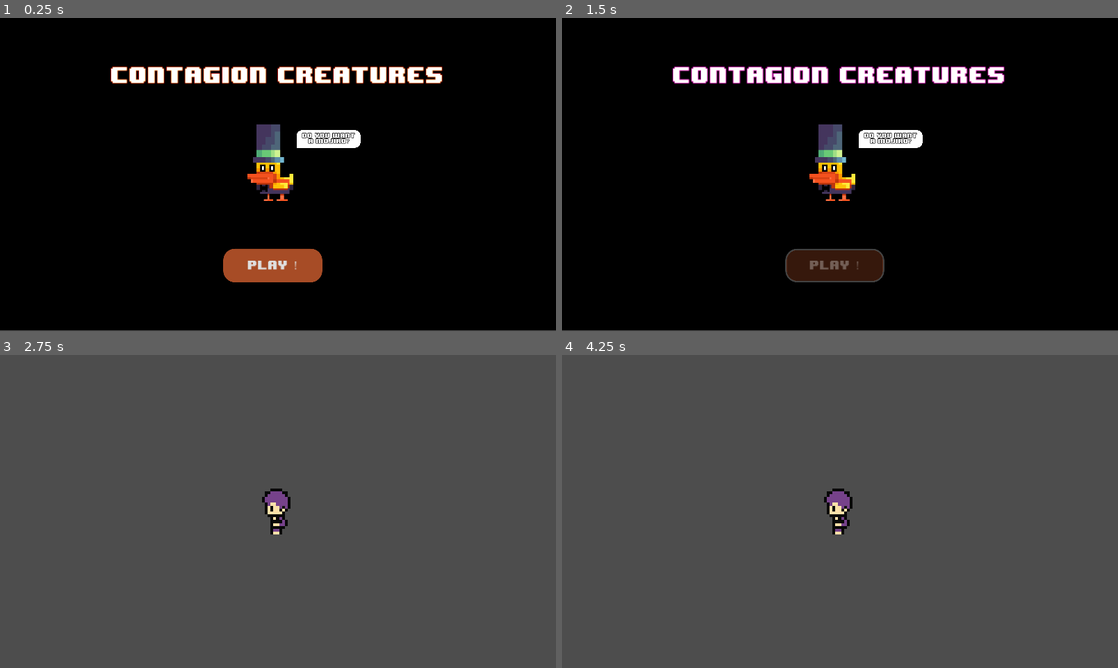
Above: before the commit, frames 1-4 (two rows, left to right).
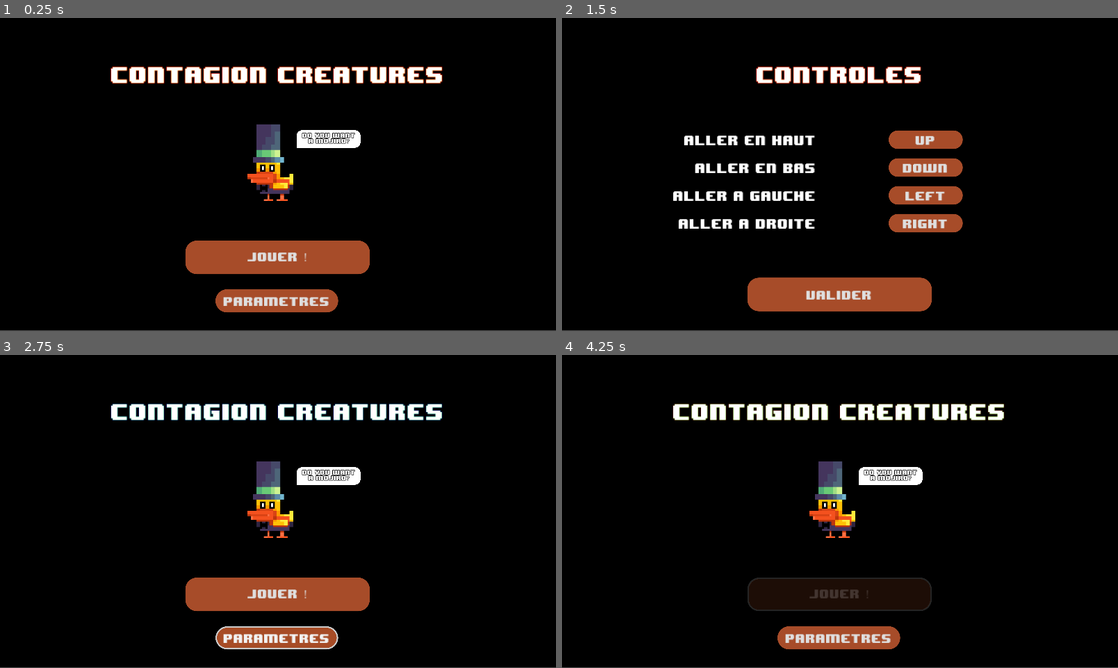
Above: after the commit, the same moments.

Repository: NonoIceOff/ContagionCreatures
Game: Godot game, scene res://Scenes/menu.tscn
Same seed, same stepped clock (60 frames per second), same inputs: the game is played once before the commit and once after it.
Inputs (mouse positions are in pixels of both pictures, inside the frame that each line leads up to):
- Up to frame 1 (0.25 s): no input
- Up to frame 2 (1.5 s): click "PLAY !" (after the commit: "PARAMETRES") at 0.5 s; click "PLAY !" (after the commit: "CONTROLES") at 1.25 s
- Up to frame 3 (2.75 s): click "PLAY !" (after the commit: "valider") at 2 s
- Up to frame 4 (4.25 s): click (840, 592) at 2.75 s, where only the run after the commit has a clickable "JOUER !"; click (840, 592) at 3.5 s, where only the run after the commit has a clickable "JOUER !"

The runs differ from the first frame. In frame 1, 4.4% of the frame differs, in the area x 33-67%, y 71-94%; in frame 2, 14%; in frame 3, 99%, in the area x 0-100%, y 0-100%; in frame 4, 99%.

Commit message:
Ajotu d'interfaces

Diff:
--- /dev/null
+++ b/Scenes/AppearenceButton.gd
@@ -0,0 +1,4 @@
+extends Button
+
+func _on_pressed():
+	get_tree().change_scene_to_file("res://Scenes/appearence.tscn")
--- /dev/null
+++ b/Scenes/ControlsButton.gd
@@ -0,0 +1,4 @@
+extends Button
+
+func _on_pressed():
+	get_tree().change_scene_to_file("res://Scenes/controls.tscn")
--- /dev/null
+++ b/Scenes/Ok.gd
@@ -0,0 +1,4 @@
+extends Button
+
+func _on_pressed():
+	get_tree().change_scene_to_file("res://Scenes/menu.tscn")
--- /dev/null
+++ b/Scenes/Settings.gd
@@ -0,0 +1,11 @@
+extends Button
+
+
+# Called when the node enters the scene tree for the first time.
+func _ready():
+	pass # Replace with function body.
+
+
+# Called every frame. 'delta' is the elapsed time since the previous frame.
+func _process(delta):
+	pass
--- /dev/null
+++ b/Scenes/SettingsButton.gd
@@ -0,0 +1,5 @@
+extends Button
+
+
+func _on_pressed():
+	get_tree().change_scene_to_file("res://Scenes/settings.tscn")
--- /dev/null
+++ b/Scenes/appearence.tscn
@@ -0,0 +1,184 @@
+[gd_scene load_steps=9 format=3 uid="uid://dybmipi48rk27"]
+
+[ext_resource type="FontFile" uid="uid://dwlaoeqs2oqod" path="res://Font/8-BIT_WONDER.TTF" id="2_d0nrk"]
+[ext_resource type="Script" path="res://Scenes/Titre.gd" id="3_tdnu6"]
+[ext_resource type="AudioStream" uid="uid://clrkni5n75i8l" path="res://Sounds/coinc.mp3" id="4_wy643"]
+[ext_resource type="Texture2D" uid="uid://dredmuniisvo3" path="res://Textures/01-generic.png" id="5_8sb3t"]
+[ext_resource type="Script" path="res://Scenes/Ok.gd" id="5_80yua"]
+
+[sub_resource type="StyleBoxFlat" id="StyleBoxFlat_ui7us"]
+bg_color = Color(0.654902, 0.298039, 0.160784, 1)
+corner_radius_top_left = 40
+corner_radius_top_right = 40
+corner_radius_bottom_right = 40
+corner_radius_bottom_left = 40
+
+[sub_resource type="StyleBoxFlat" id="StyleBoxFlat_dm8en"]
+bg_color = Color(0.654902, 0.298039, 0.14902, 1)
+border_width_left = 5
+border_width_top = 5
+border_width_right = 5
+border_width_bottom = 5
+corner_radius_top_left = 40
+corner_radius_top_right = 40
+corner_radius_bottom_right = 40
+corner_radius_bottom_left = 40
+
+[sub_resource type="StyleBoxFlat" id="StyleBoxFlat_7jyc4"]
+bg_color = Color(0.717647, 0.203922, 0, 1)
+corner_radius_top_left = 40
+corner_radius_top_right = 40
+corner_radius_bottom_right = 40
+corner_radius_bottom_left = 40
+
+[node name="Node2D" type="Node2D"]
+
+[node name="Background" type="ColorRect" parent="."]
+offset_right = 1920.0
+offset_bottom = 1078.0
+color = Color(0, 0, 0, 1)
+
+[node name="Titre" type="Label" parent="."]
+custom_minimum_size = Vector2(2.08165e-12, 40)
+offset_top = 128.0
+offset_right = 1920.0
+offset_bottom = 256.0
+theme_override_colors/font_outline_color = Color(0.568627, 0, 0.760784, 1)
+theme_override_constants/outline_size = 10
+theme_override_fonts/font = ExtResource("2_d0nrk")
+theme_override_font_sizes/font_size = 64
+text = "APPARENCE"
+horizontal_alignment = 1
+vertical_alignment = 1
+script = ExtResource("3_tdnu6")
+
+[node name="TitreTriche" type="Label" parent="Titre"]
+custom_minimum_size = Vector2(2.08165e-12, 40)
+layout_mode = 0
+offset_right = 1920.0
+offset_bottom = 128.0
+theme_override_fonts/font = ExtResource("2_d0nrk")
+theme_override_font_sizes/font_size = 64
+text = "APPARENCE"
+horizontal_alignment = 1
+vertical_alignment = 1
+
+[node name="Sounds" type="AudioStreamPlayer" parent="."]
+stream = ExtResource("4_wy643")
+
+[node name="Ok" type="Button" parent="."]
+offset_left = 640.0
+offset_top = 896.0
+offset_right = 1277.0
+offset_bottom = 1012.0
+focus_mode = 0
+theme_override_font_sizes/font_size = 35
+theme_override_styles/normal = SubResource("StyleBoxFlat_ui7us")
+theme_override_styles/hover = SubResource("StyleBoxFlat_dm8en")
+theme_override_styles/pressed = SubResource("StyleBoxFlat_7jyc4")
+text = "REVENIR AU MENU"
+script = ExtResource("5_80yua")
+
+[node name="Panel" type="Panel" parent="."]
+offset_top = 256.0
+offset_right = 576.0
+offset_bottom = 768.0
+
+[node name="YourCharacter" type="Label" parent="."]
+offset_top = 256.0
+offset_right = 576.0
+offset_bottom = 323.0
+theme_override_font_sizes/font_size = 32
+text = "votre personnage"
+horizontal_alignment = 1
+vertical_alignment = 1
+
+[node name="Perso9" type="Sprite2D" parent="."]
+texture_filter = 1
+position = Vector2(288, 544)
+scale = Vector2(20, 20)
+texture = ExtResource("5_8sb3t")
+region_enabled = true
+region_rect = Rect2(16, 0, 16, 16)
+
+[node name="Panel2" type="Panel" parent="."]
+offset_left = 704.0
+offset_top = 256.0
+offset_right = 1920.0
+offset_bottom = 768.0
+
+[node name="ChooseACharacter" type="Label" parent="."]
+offset_left = 704.0
+offset_top = 256.0
+offset_right = 1920.0
+offset_bottom = 315.0
+theme_override_font_sizes/font_size = 32
+text = "choississez votre personnage"
+horizontal_alignment = 1
+vertical_alignment = 1
+
+[node name="Perso1" type="Sprite2D" parent="."]
+texture_filter = 1
+position = Vector2(1024, 432)
+scale = Vector2(10, 10)
+texture = ExtResource("5_8sb3t")
+region_enabled = true
+region_rect = Rect2(16, 0, 16, 16)
+
+[node name="Perso2" type="Sprite2D" parent="."]
+texture_filter = 1
+position = Vector2(1216, 432)
+scale = Vector2(10, 10)
+texture = ExtResource("5_8sb3t")
+region_enabled = true
+region_rect = Rect2(64, 0, 16, 16)
+
+[node name="Perso3" type="Sprite2D" parent="."]
+texture_filter = 1
+position = Vector2(1408, 432)
+scale = Vector2(10, 10)
+texture = ExtResource("5_8sb3t")
+region_enabled = true
+region_rect = Rect2(112, 0, 16, 16)
+
+[node name="Perso4" type="Sprite2D" parent="."]
+texture_filter = 1
+position = Vector2(1600, 432)
+scale = Vector2(10, 10)
+texture = ExtResource("5_8sb3t")
+region_enabled = true
+region_rect = Rect2(160, 0, 16, 16)
+
+[node name="Perso5" type="Sprite2D" parent="."]
+texture_filter = 1
+position = Vector2(1024, 624)
+scale = Vector2(10, 10)
+texture = ExtResource("5_8sb3t")
+region_enabled = true
+region_rect = Rect2(16, 64, 16, 16)
+
+[node name="Perso6" type="Sprite2D" parent="."]
+texture_filter = 1
+position = Vector2(1216, 624)
+scale = Vector2(10, 10)
+texture = ExtResource("5_8sb3t")
+region_enabled = true
+region_rect = Rect2(64, 64, 16, 16)
+
+[node name="Perso7" type="Sprite2D" parent="."]
+texture_filter = 1
+position = Vector2(1408, 624)
+scale = Vector2(10, 10)
+texture = ExtResource("5_8sb3t")
+region_enabled = true
+region_rect = Rect2(112, 64, 16, 16)
+
+[node name="Perso8" type="Sprite2D" parent="."]
+texture_filter = 1
+position = Vector2(1600, 624)
+scale = Vector2(10, 10)
+texture = ExtResource("5_8sb3t")
+region_enabled = true
+region_rect = Rect2(160, 64, 16, 16)
+
+[connection signal="pressed" from="Ok" to="Ok" method="_on_pressed"]
--- /dev/null
+++ b/Scenes/controls.tscn
@@ -0,0 +1,173 @@
+[gd_scene load_steps=8 format=3 uid="uid://cv33vxrhul0da"]
+
+[ext_resource type="Script" path="res://Scenes/Ok.gd" id="1_j3ftm"]
+[ext_resource type="FontFile" uid="uid://dwlaoeqs2oqod" path="res://Font/8-BIT_WONDER.TTF" id="1_wbdo4"]
+[ext_resource type="Script" path="res://Scenes/Titre.gd" id="2_tuees"]
+[ext_resource type="AudioStream" uid="uid://clrkni5n75i8l" path="res://Sounds/coinc.mp3" id="3_bm1pe"]
+
+[sub_resource type="StyleBoxFlat" id="StyleBoxFlat_s75dg"]
+bg_color = Color(0.654902, 0.298039, 0.160784, 1)
+corner_radius_top_left = 40
+corner_radius_top_right = 40
+corner_radius_bottom_right = 40
+corner_radius_bottom_left = 40
+
+[sub_resource type="StyleBoxFlat" id="StyleBoxFlat_ilexp"]
+bg_color = Color(0.654902, 0.298039, 0.14902, 1)
+border_width_left = 5
+border_width_top = 5
+border_width_right = 5
+border_width_bottom = 5
+corner_radius_top_left = 40
+corner_radius_top_right = 40
+corner_radius_bottom_right = 40
+corner_radius_bottom_left = 40
+
+[sub_resource type="StyleBoxFlat" id="StyleBoxFlat_b7pwu"]
+bg_color = Color(0.717647, 0.203922, 0, 1)
+corner_radius_top_left = 40
+corner_radius_top_right = 40
+corner_radius_bottom_right = 40
+corner_radius_bottom_left = 40
+
+[node name="Node2D" type="Node2D"]
+
+[node name="Background" type="ColorRect" parent="."]
+offset_right = 1920.0
+offset_bottom = 1078.0
+color = Color(0, 0, 0, 1)
+
+[node name="Ok" type="Button" parent="."]
+offset_left = 640.0
+offset_top = 896.0
+offset_right = 1277.0
+offset_bottom = 1012.0
+focus_mode = 0
+theme_override_font_sizes/font_size = 35
+theme_override_styles/normal = SubResource("StyleBoxFlat_s75dg")
+theme_override_styles/hover = SubResource("StyleBoxFlat_ilexp")
+theme_override_styles/pressed = SubResource("StyleBoxFlat_b7pwu")
+text = "valider"
+script = ExtResource("1_j3ftm")
+
+[node name="Sounds" type="AudioStreamPlayer" parent="."]
+stream = ExtResource("3_bm1pe")
+
+[node name="Titre" type="Label" parent="."]
+custom_minimum_size = Vector2(2.08165e-12, 40)
+offset_top = 128.0
+offset_right = 1920.0
+offset_bottom = 256.0
+theme_override_colors/font_outline_color = Color(0.568627, 0, 0.760784, 1)
+theme_override_constants/outline_size = 10
+theme_override_fonts/font = ExtResource("1_wbdo4")
+theme_override_font_sizes/font_size = 64
+text = "controles"
+horizontal_alignment = 1
+vertical_alignment = 1
+script = ExtResource("2_tuees")
+
+[node name="TitreTriche" type="Label" parent="Titre"]
+custom_minimum_size = Vector2(2.08165e-12, 40)
+layout_mode = 0
+offset_right = 1920.0
+offset_bottom = 128.0
+theme_override_fonts/font = ExtResource("1_wbdo4")
+theme_override_font_sizes/font_size = 64
+text = "controles"
+horizontal_alignment = 1
+vertical_alignment = 1
+
+[node name="ScrollContainer" type="ScrollContainer" parent="."]
+offset_left = 384.0
+offset_top = 232.0
+offset_right = 1536.0
+offset_bottom = 896.0
+
+[node name="VBoxContainer" type="VBoxContainer" parent="ScrollContainer"]
+layout_mode = 2
+size_flags_horizontal = 4
+size_flags_vertical = 6
+theme_override_constants/separation = 32
+
+[node name="Up" type="Label" parent="ScrollContainer/VBoxContainer"]
+custom_minimum_size = Vector2(0, 64)
+layout_mode = 2
+theme_override_font_sizes/font_size = 38
+text = "aller en haut"
+horizontal_alignment = 2
+vertical_alignment = 1
+
+[node name="UpButton" type="Button" parent="ScrollContainer/VBoxContainer/Up"]
+offset_left = 744.0
+offset_right = 1000.0
+offset_bottom = 64.0
+focus_mode = 0
+theme_override_font_sizes/font_size = 35
+theme_override_styles/normal = SubResource("StyleBoxFlat_s75dg")
+theme_override_styles/hover = SubResource("StyleBoxFlat_ilexp")
+theme_override_styles/pressed = SubResource("StyleBoxFlat_b7pwu")
+text = "up"
+
+[node name="Down" type="Label" parent="ScrollContainer/VBoxContainer"]
+custom_minimum_size = Vector2(0, 64)
+layout_mode = 2
+theme_override_font_sizes/font_size = 38
+text = "aller en bas"
+horizontal_alignment = 2
+vertical_alignment = 1
+
+[node name="DownButton" type="Button" parent="ScrollContainer/VBoxContainer/Down"]
+offset_left = 744.0
+offset_right = 1000.0
+offset_bottom = 64.0
+focus_mode = 0
+theme_override_font_sizes/font_size = 35
+theme_override_styles/normal = SubResource("StyleBoxFlat_s75dg")
+theme_override_styles/hover = SubResource("StyleBoxFlat_ilexp")
+theme_override_styles/pressed = SubResource("StyleBoxFlat_b7pwu")
+text = "down"
+
+[node name="Left" type="Label" parent="ScrollContainer/VBoxContainer"]
+custom_minimum_size = Vector2(0, 64)
+layout_mode = 2
+theme_override_font_sizes/font_size = 38
+text = "aller a gauche"
+horizontal_alignment = 2
+vertical_alignment = 1
+
+[node name="LeftButton" type="Button" parent="ScrollContainer/VBoxContainer/Left"]
+offset_left = 744.0
+offset_right = 1000.0
+offset_bottom = 64.0
+focus_mode = 0
+theme_override_font_sizes/font_size = 35
+theme_override_styles/normal = SubResource("StyleBoxFlat_s75dg")
+theme_override_styles/hover = SubResource("StyleBoxFlat_ilexp")
+theme_override_styles/pressed = SubResource("StyleBoxFlat_b7pwu")
+text = "left"
+
+[node name="Left2" type="Label" parent="ScrollContainer/VBoxContainer"]
+custom_minimum_size = Vector2(0, 64)
+layout_mode = 2
+theme_override_font_sizes/font_size = 38
+text = "aller a droite"
+horizontal_alignment = 2
+vertical_alignment = 1
+
+[node name="LeftButton" type="Button" parent="ScrollContainer/VBoxContainer/Left2"]
+offset_left = 744.0
+offset_right = 1000.0
+offset_bottom = 64.0
+focus_mode = 0
+theme_override_font_sizes/font_size = 35
+theme_override_styles/normal = SubResource("StyleBoxFlat_s75dg")
+theme_override_styles/hover = SubResource("StyleBoxFlat_ilexp")
+theme_override_styles/pressed = SubResource("StyleBoxFlat_b7pwu")
+text = "right"
+
+[connection signal="pressed" from="Ok" to="Ok" method="_on_pressed"]
+[connection signal="pressed" from="ScrollContainer/VBoxContainer/Up/UpButton" to="ScrollContainer/VBoxContainer/Up/UpButton" method="_on_pressed"]
+[connection signal="pressed" from="ScrollContainer/VBoxContainer/Down/DownButton" to="ScrollContainer/VBoxContainer/Down/DownButton" method="_on_pressed"]
+[connection signal="pressed" from="ScrollContainer/VBoxContainer/Left/LeftButton" to="ScrollContainer/VBoxContainer/Left/LeftButton" method="_on_pressed"]
+[connection signal="pressed" from="ScrollContainer/VBoxContainer/Left2/LeftButton" to="ScrollContainer/VBoxContainer/Left2/LeftButton" method="_on_pressed"]
--- a/Scenes/menu.tscn
+++ b/Scenes/menu.tscn
@@ -1,13 +1,14 @@
-[gd_scene load_steps=10 format=3 uid="uid://dlj82x8ysevhm"]
+[gd_scene load_steps=11 format=3 uid="uid://dlj82x8ysevhm"]
 
 [ext_resource type="Texture2D" uid="uid://bhayo8p144op2" path="res://Textures/pixil-frame-0_3.png" id="1_rwphk"]
 [ext_resource type="FontFile" uid="uid://dwlaoeqs2oqod" path="res://Font/8-BIT_WONDER.TTF" id="2_j62ra"]
 [ext_resource type="Script" path="res://Scenes/PlayButton.gd" id="2_soydd"]
+[ext_resource type="Script" path="res://Scenes/SettingsButton.gd" id="3_4a2ih"]
 [ext_resource type="AudioStream" uid="uid://clrkni5n75i8l" path="res://Sounds/coinc.mp3" id="4_4gslj"]
 [ext_resource type="Script" path="res://Scenes/Titre.gd" id="4_qccqg"]
 
 [sub_resource type="StyleBoxFlat" id="StyleBoxFlat_s75dg"]
-bg_color = Color(0.654902, 0.298039, 0.14902, 1)
+bg_color = Color(0.654902, 0.298039, 0.160784, 1)
 corner_radius_top_left = 40
 corner_radius_top_right = 40
 corner_radius_bottom_right = 40
@@ -51,17 +52,30 @@
 texture = ExtResource("1_rwphk")
 
 [node name="Play" type="Button" parent="."]
-offset_left = 771.0
-offset_top = 796.0
-offset_right = 1113.0
-offset_bottom = 912.0
+offset_left = 640.0
+offset_top = 768.0
+offset_right = 1277.0
+offset_bottom = 884.0
 focus_mode = 0
 theme_override_font_sizes/font_size = 35
 theme_override_styles/normal = SubResource("StyleBoxFlat_s75dg")
 theme_override_styles/hover = SubResource("StyleBoxFlat_ilexp")
 theme_override_styles/pressed = SubResource("StyleBoxFlat_b7pwu")
-text = "PLAY !"
+text = "JOUER !"
 script = ExtResource("2_soydd")
+
+[node name="Settings" type="Button" parent="."]
+offset_left = 744.0
+offset_top = 936.0
+offset_right = 1168.0
+offset_bottom = 1016.0
+focus_mode = 0
+theme_override_font_sizes/font_size = 35
+theme_override_styles/normal = SubResource("StyleBoxFlat_s75dg")
+theme_override_styles/hover = SubResource("StyleBoxFlat_ilexp")
+theme_override_styles/pressed = SubResource("StyleBoxFlat_b7pwu")
+text = "PARAMETRES"
+script = ExtResource("3_4a2ih")
 
 [node name="Bubble" type="Panel" parent="."]
 offset_left = 1024.0
@@ -114,3 +128,4 @@
 stream = ExtResource("4_4gslj")
 
 [connection signal="pressed" from="Play" to="Play" method="_on_pressed"]
+[connection signal="pressed" from="Settings" to="Settings" method="_on_pressed"]
--- /dev/null
+++ b/Scenes/settings.tscn
@@ -0,0 +1,136 @@
+[gd_scene load_steps=13 format=3 uid="uid://dc4gs8m4imtji"]
+
+[ext_resource type="Script" path="res://Scenes/ControlsButton.gd" id="1_cfn84"]
+[ext_resource type="Script" path="res://Scenes/AppearenceButton.gd" id="2_5wkqo"]
+[ext_resource type="FontFile" uid="uid://dwlaoeqs2oqod" path="res://Font/8-BIT_WONDER.TTF" id="3_rtdht"]
+[ext_resource type="Script" path="res://Scenes/Titre.gd" id="4_ggfiq"]
+[ext_resource type="Script" path="res://Scenes/Ok.gd" id="4_xqw71"]
+[ext_resource type="AudioStream" uid="uid://clrkni5n75i8l" path="res://Sounds/coinc.mp3" id="5_vs5pu"]
+
+[sub_resource type="StyleBoxFlat" id="StyleBoxFlat_s75dg"]
+bg_color = Color(0.654902, 0.298039, 0.160784, 1)
+corner_radius_top_left = 40
+corner_radius_top_right = 40
+corner_radius_bottom_right = 40
+corner_radius_bottom_left = 40
+
+[sub_resource type="StyleBoxFlat" id="StyleBoxFlat_ilexp"]
+bg_color = Color(0.654902, 0.298039, 0.14902, 1)
+border_width_left = 5
+border_width_top = 5
+border_width_right = 5
+border_width_bottom = 5
+corner_radius_top_left = 40
+corner_radius_top_right = 40
+corner_radius_bottom_right = 40
+corner_radius_bottom_left = 40
+
+[sub_resource type="StyleBoxFlat" id="StyleBoxFlat_b7pwu"]
+bg_color = Color(0.717647, 0.203922, 0, 1)
+corner_radius_top_left = 40
+corner_radius_top_right = 40
+corner_radius_bottom_right = 40
+corner_radius_bottom_left = 40
+
+[sub_resource type="StyleBoxFlat" id="StyleBoxFlat_ui7us"]
+bg_color = Color(0.654902, 0.298039, 0.160784, 1)
+corner_radius_top_left = 40
+corner_radius_top_right = 40
+corner_radius_bottom_right = 40
+corner_radius_bottom_left = 40
+
+[sub_resource type="StyleBoxFlat" id="StyleBoxFlat_dm8en"]
+bg_color = Color(0.654902, 0.298039, 0.14902, 1)
+border_width_left = 5
+border_width_top = 5
+border_width_right = 5
+border_width_bottom = 5
+corner_radius_top_left = 40
+corner_radius_top_right = 40
+corner_radius_bottom_right = 40
+corner_radius_bottom_left = 40
+
+[sub_resource type="StyleBoxFlat" id="StyleBoxFlat_7jyc4"]
+bg_color = Color(0.717647, 0.203922, 0, 1)
+corner_radius_top_left = 40
+corner_radius_top_right = 40
+corner_radius_bottom_right = 40
+corner_radius_bottom_left = 40
+
+[node name="Node2D" type="Node2D"]
+
+[node name="Background" type="ColorRect" parent="."]
+offset_right = 1920.0
+offset_bottom = 1078.0
+color = Color(0, 0, 0, 1)
+
+[node name="Controls" type="Button" parent="."]
+offset_left = 640.0
+offset_top = 448.0
+offset_right = 1277.0
+offset_bottom = 564.0
+focus_mode = 0
+theme_override_font_sizes/font_size = 35
+theme_override_styles/normal = SubResource("StyleBoxFlat_s75dg")
+theme_override_styles/hover = SubResource("StyleBoxFlat_ilexp")
+theme_override_styles/pressed = SubResource("StyleBoxFlat_b7pwu")
+text = "CONTROLES"
+script = ExtResource("1_cfn84")
+
+[node name="Appearence" type="Button" parent="."]
+offset_left = 640.0
+offset_top = 640.0
+offset_right = 1277.0
+offset_bottom = 756.0
+focus_mode = 0
+theme_override_font_sizes/font_size = 35
+theme_override_styles/normal = SubResource("StyleBoxFlat_s75dg")
+theme_override_styles/hover = SubResource("StyleBoxFlat_ilexp")
+theme_override_styles/pressed = SubResource("StyleBoxFlat_b7pwu")
+text = "APPARENCE"
+script = ExtResource("2_5wkqo")
+
+[node name="Titre" type="Label" parent="."]
+custom_minimum_size = Vector2(2.08165e-12, 40)
+offset_top = 128.0
+offset_right = 1920.0
+offset_bottom = 256.0
+theme_override_colors/font_outline_color = Color(0.568627, 0, 0.760784, 1)
+theme_override_constants/outline_size = 10
+theme_override_fonts/font = ExtResource("3_rtdht")
+theme_override_font_sizes/font_size = 64
+text = "PARAMETRES"
+horizontal_alignment = 1
+vertical_alignment = 1
+script = ExtResource("4_ggfiq")
+
+[node name="TitreTriche" type="Label" parent="Titre"]
+custom_minimum_size = Vector2(2.08165e-12, 40)
+layout_mode = 0
+offset_right = 1920.0
+offset_bottom = 128.0
+theme_override_fonts/font = ExtResource("3_rtdht")
+theme_override_font_sizes/font_size = 64
+text = "PARAMETRES"
+horizontal_alignment = 1
+vertical_alignment = 1
+
+[node name="Sounds" type="AudioStreamPlayer" parent="."]
+stream = ExtResource("5_vs5pu")
+
+[node name="Ok" type="Button" parent="."]
+offset_left = 640.0
+offset_top = 896.0
+offset_right = 1277.0
+offset_bottom = 1012.0
+focus_mode = 0
+theme_override_font_sizes/font_size = 35
+theme_override_styles/normal = SubResource("StyleBoxFlat_ui7us")
+theme_override_styles/hover = SubResource("StyleBoxFlat_dm8en")
+theme_override_styles/pressed = SubResource("StyleBoxFlat_7jyc4")
+text = "REVENIR AU MENU"
+script = ExtResource("4_xqw71")
+
+[connection signal="pressed" from="Controls" to="Controls" method="_on_pressed"]
+[connection signal="pressed" from="Appearence" to="Appearence" method="_on_pressed"]
+[connection signal="pressed" from="Ok" to="Ok" method="_on_pressed"]
